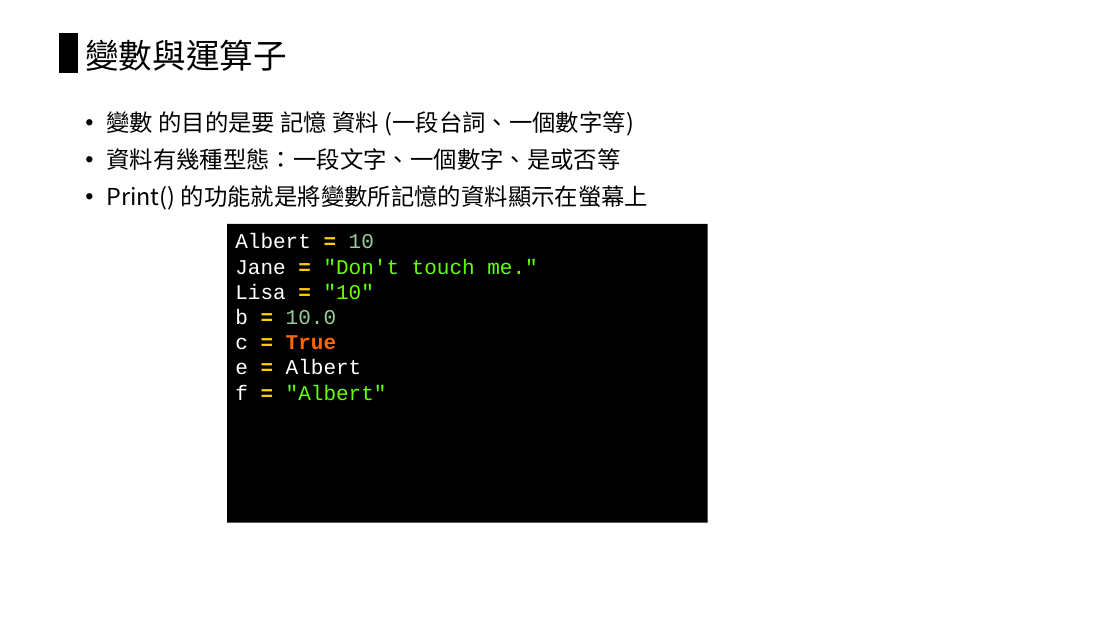
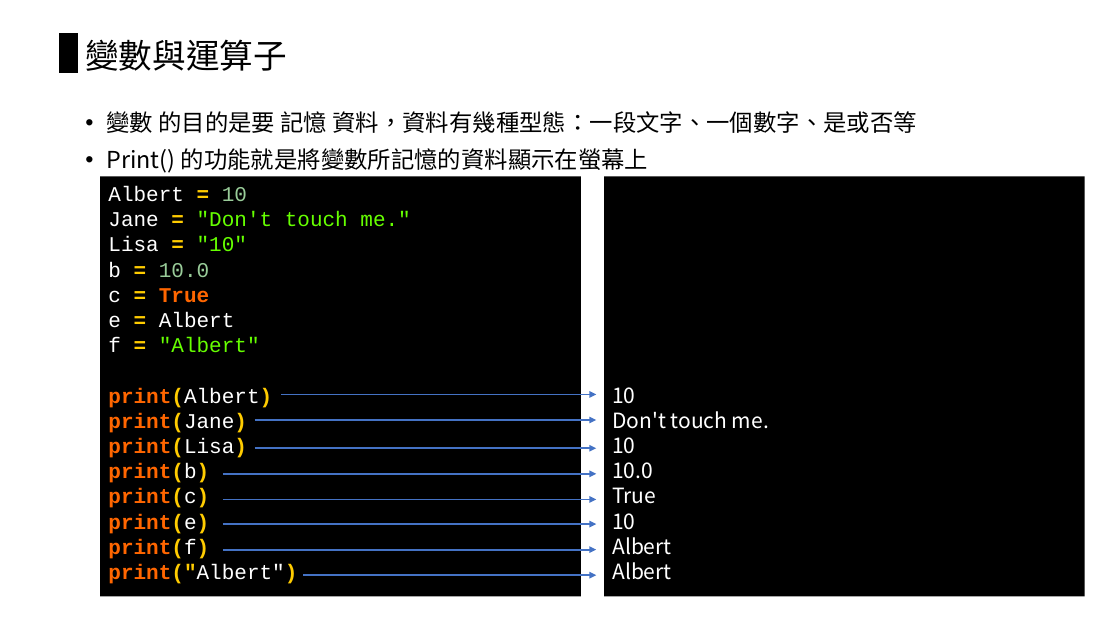
Before and after one commit to chiachin-yen/NCKU_workshop_2018, a slide deck: slide 34 of 2018_Eink工作營.pptx (slide 32 before the commit). Drawn at 1120x630 pixels with LibreOffice and Linux fonts; fonts in the diff are those of the drawing. Boxes give left, top, right and bottom in pixels: in the first picture for what was removed or moved away, otherwise in the second. Text is boxed around its words. In the diff, an @@ line names an element or a change of style, - is before the commit and + after.

```diff
--- a/2018_Eink工作營.pptx
+++ b/2018_Eink工作營.pptx
@@ text at (106, 111, 916, 133): text changed @@
-• 變數 的目的是要 記憶 資料 (一段台詞、一個數字等)
-• 資料有幾種型態：一段文字、一個數字、是或否等
+• 變數 的目的是要 記憶 資料，資料有幾種型態：一段文字、一個數字、是或否等
@@ rectangle "Albert = 10": place and size @@
-rectangle "Albert = 10" at (227, 223, 707, 523)
+rectangle "Albert = 10" at (100, 176, 581, 597)
@@ rectangle added at (604, 176, 1085, 597), fill #000000, 18 pt, text #FFFFFF @@
+10
+Don't touch me.
+10
+10.0
+True
+10
+Albert
+Albert
@@ text in rectangle at (108, 388, 297, 584): paragraphs added @@
+print(Albert)
+print(Jane)
+print(Lisa)
+print(b)
+print(c)
+print(e)
+print(f)
+print("Albert")
@@ arrow added from (281, 395) to (597, 395), #4472C4 1.5 pt @@
@@ arrow added from (255, 420) to (597, 420), #4472C4 1.5 pt @@
@@ arrow added from (255, 449) to (597, 449), #4472C4 1.5 pt @@
@@ arrow added from (223, 474) to (597, 474), #4472C4 1.5 pt @@
@@ arrow added from (223, 500) to (597, 500), #4472C4 1.5 pt @@
@@ arrow added from (223, 524) to (597, 524), #4472C4 1.5 pt @@
@@ arrow added from (223, 549) to (597, 549), #4472C4 1.5 pt @@
@@ arrow added from (303, 576) to (597, 576), #4472C4 1.5 pt @@
```
Also in this commit, not shown: 27 other slides changed, 9 slides added, 2 slides removed, 6 other files.
